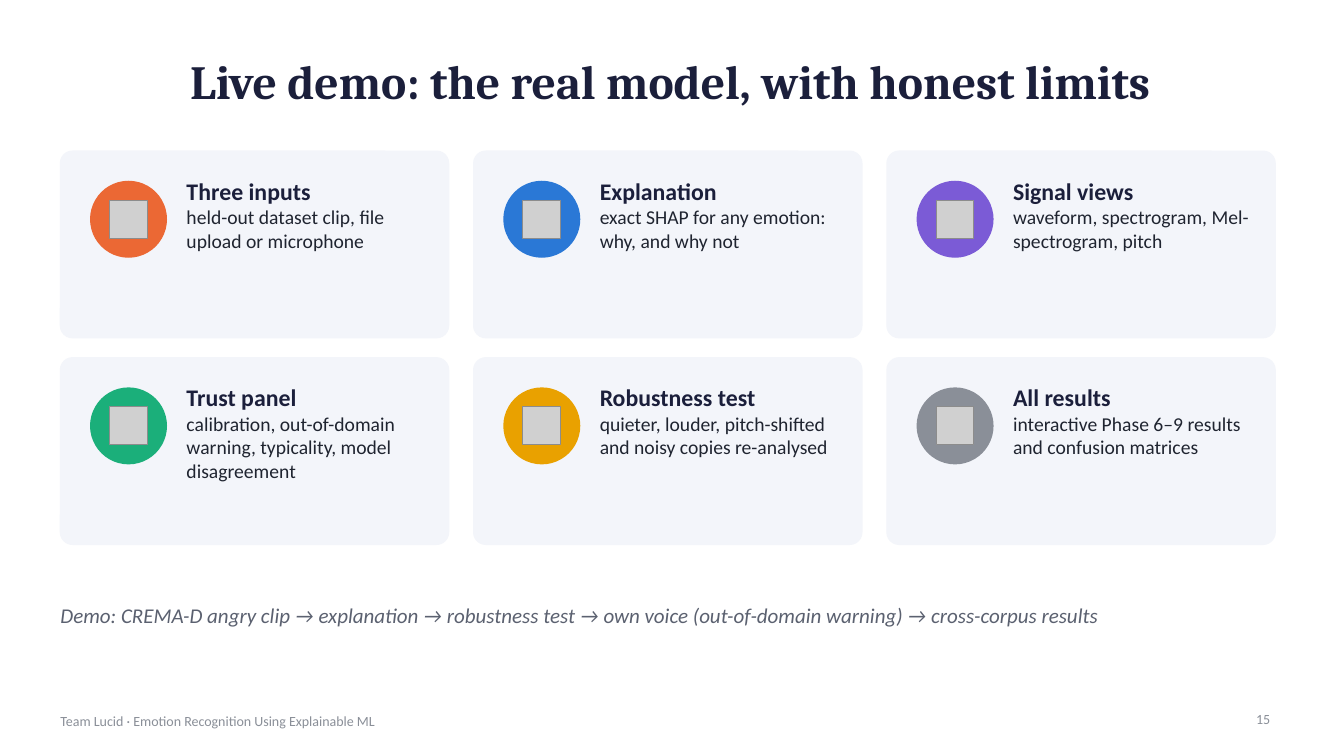
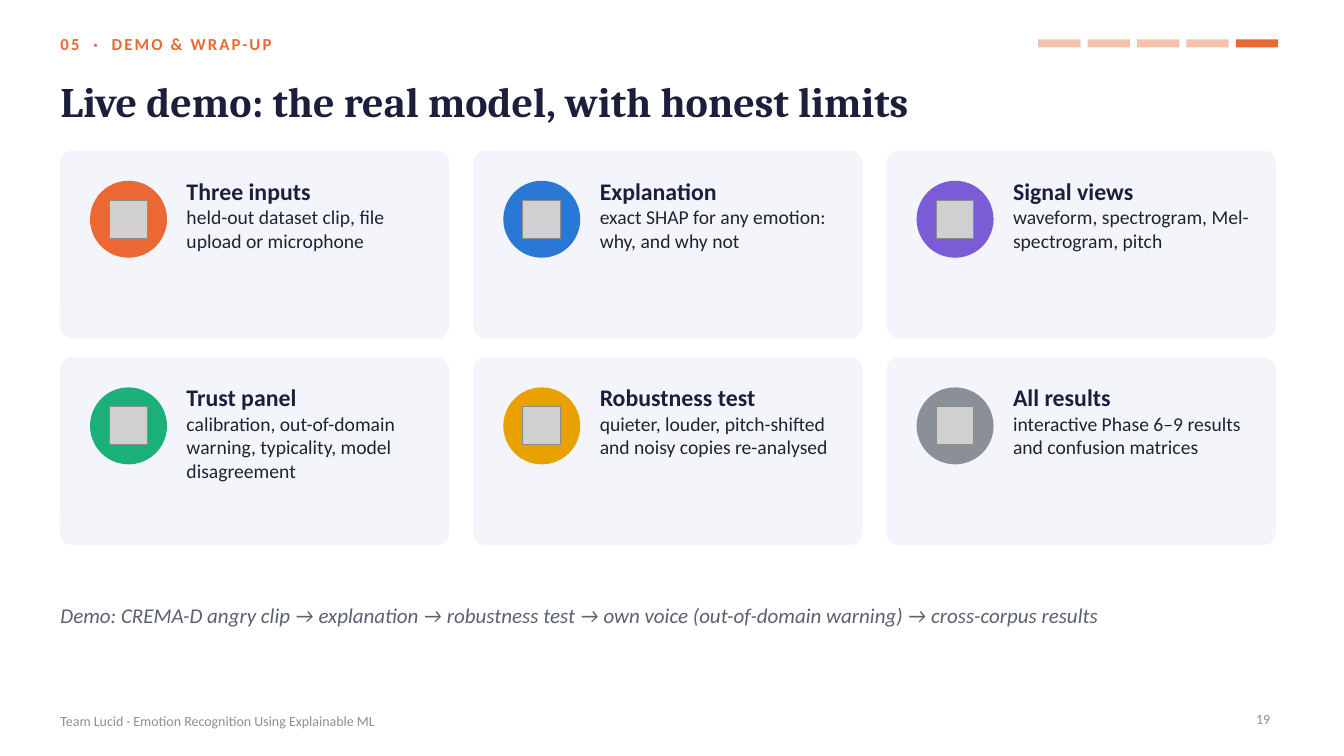
Before and after one commit to shreyashsp25/lucid-speech-emotion-xai, a slide deck: slide 19 of report/Lucid_Final_Presentation.pptx (slide 15 before the commit). Drawn at 1344x756 pixels with LibreOffice and Linux fonts; fonts in the diff are those of the drawing; grey boxes stand for pictures. Boxes give left, top, right and bottom in pixels: in the first picture for what was removed or moved away, otherwise in the second. Text is boxed around its words. In the diff, an @@ line names an element or a change of style, - is before the commit and + after.

```diff
--- a/report/Lucid_Final_Presentation.pptx
+++ b/report/Lucid_Final_Presentation.pptx
@@ text added at (x1=60, y1=39, x2=272, y2=50), 12 pt, text #EB6834, bold @@
+05 · DEMO & WRAP-UP
@@ rectangle added at (x1=1038, y1=39, x2=1081, y2=47), fill #F5C3AC @@
@@ rectangle added at (x1=1088, y1=39, x2=1130, y2=47), fill #F5C3AC @@
@@ rectangle added at (x1=1137, y1=39, x2=1180, y2=47), fill #F5C3AC @@
@@ rectangle added at (x1=1187, y1=39, x2=1229, y2=47), fill #F5C3AC @@
@@ rectangle added at (x1=1236, y1=39, x2=1278, y2=47), fill #EB6834 @@
@@ title "Live demo: the real model, ..." moved from (x1=190, y1=66, x2=1150, y2=106) to (x1=60, y1=87, x2=908, y2=123) @@
@@ title "Live demo: the real model, ..." at (x1=60, y1=87, x2=908, y2=123): size 34 to 30 pt; alignment centre to left @@
@@ page number at (x1=1256, y1=715, x2=1270, y2=724): text changed @@
-15
+19
```
Also in this commit, not shown: 15 other slides changed, 5 slides added.
